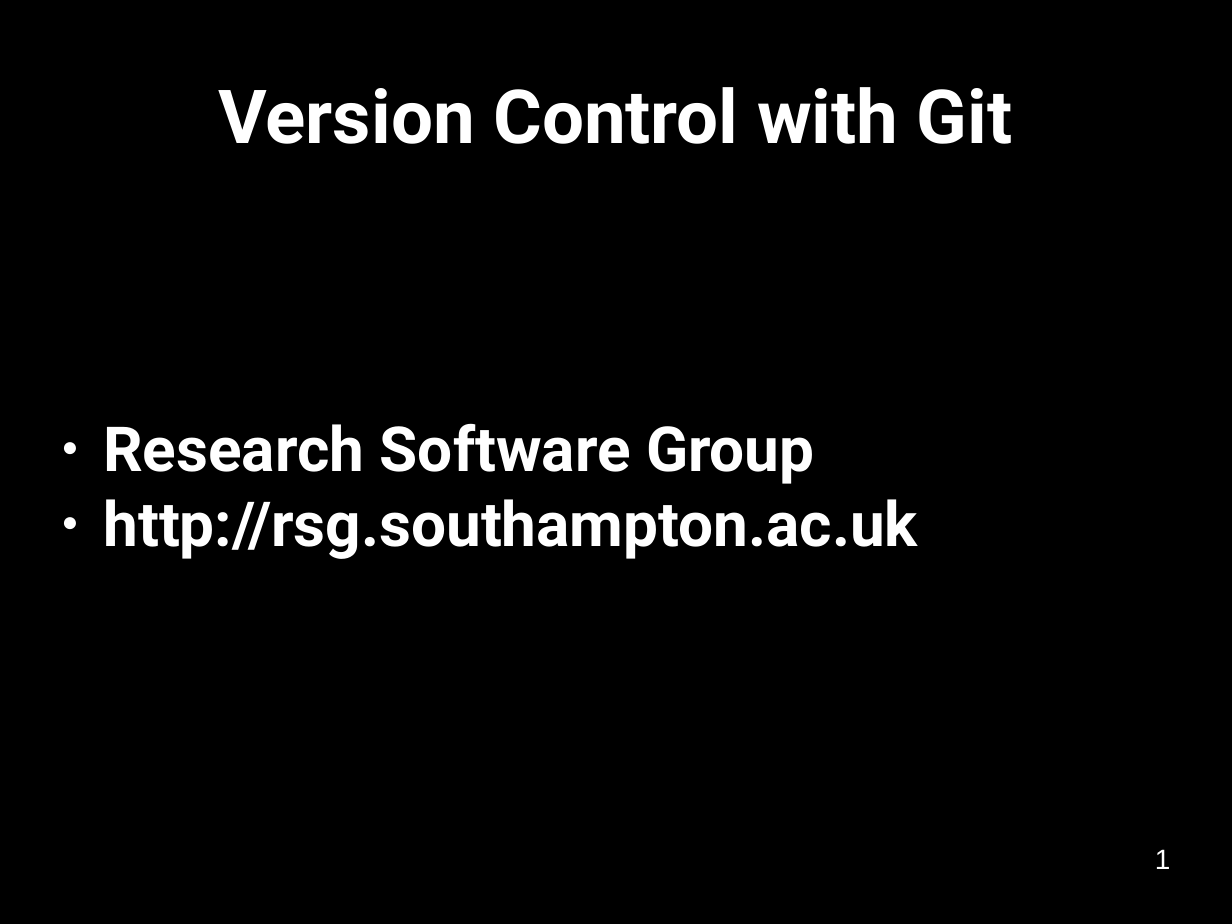
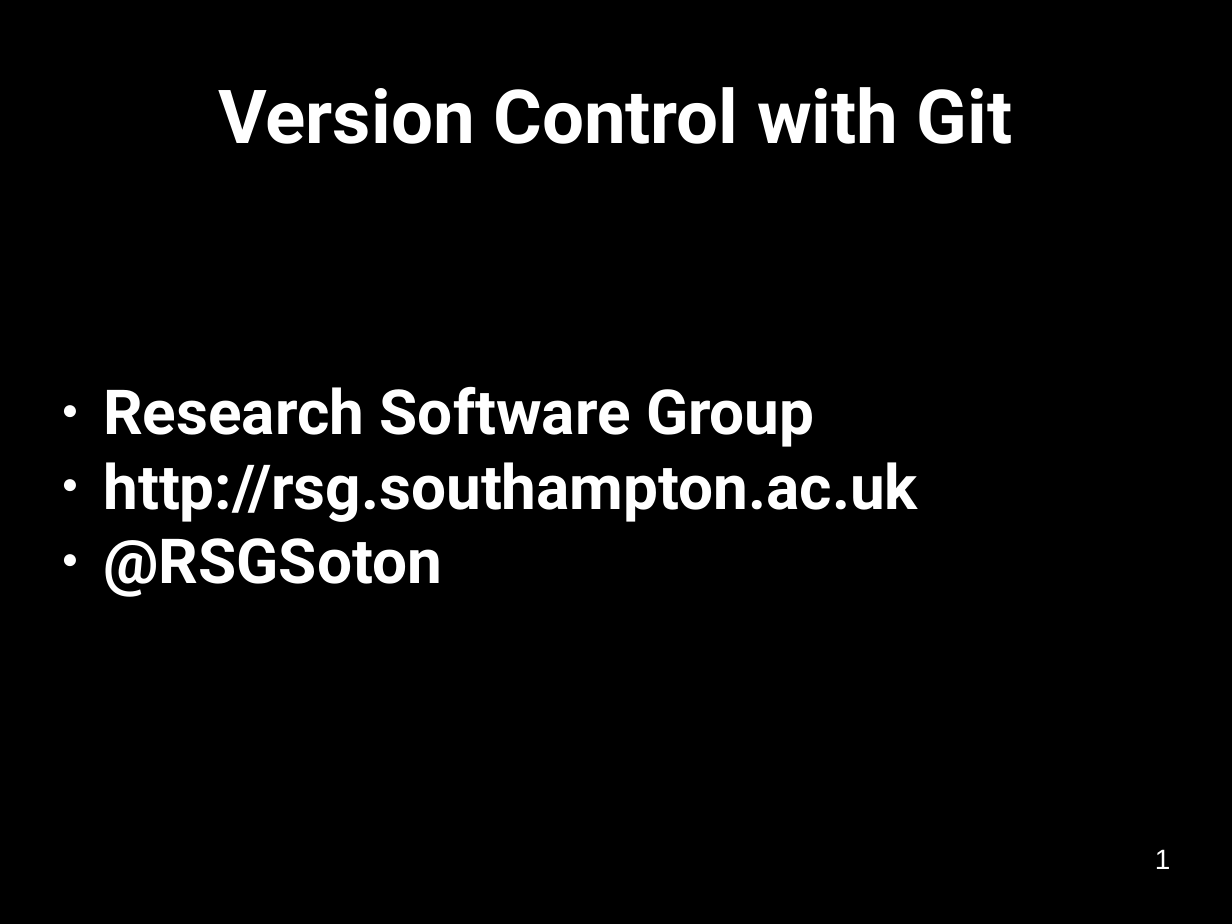
Before and after one commit to Southampton-RSG/2015-12-15-Southampton, a slide deck: slide 1 of novice/git/version-control-with-git-slides.odp. Drawn at 1232x924 pixels with LibreOffice and Linux fonts; fonts in the diff are those of the drawing. Boxes give left, top, right and bottom in pixels: in the first picture for what was removed or moved away, otherwise in the second. Text is boxed around its words. In the diff, an @@ line names an element or a change of style, - is before the commit and + after.

```diff
--- a/novice/git/version-control-with-git-slides.odp
+++ b/novice/git/version-control-with-git-slides.odp
@@ subtitle at (x1=103, y1=538, x2=442, y2=597): paragraph added @@
+● @RSGSoton
```
Also in this commit, not shown: 6 other slides changed, 2 slides removed, 35 other files.
